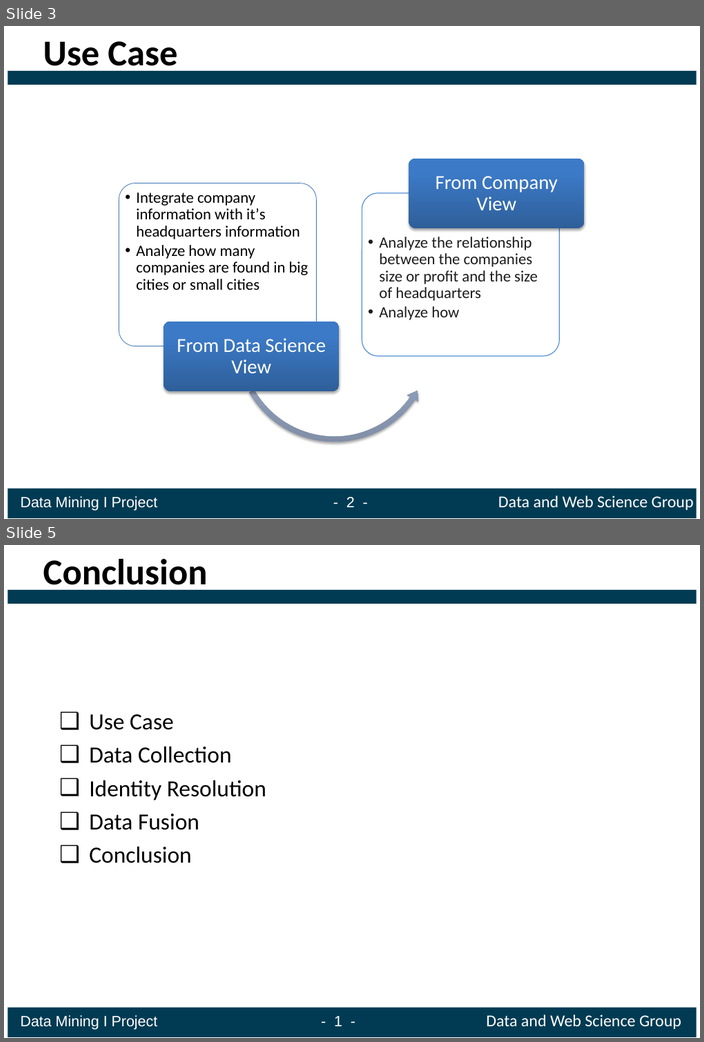
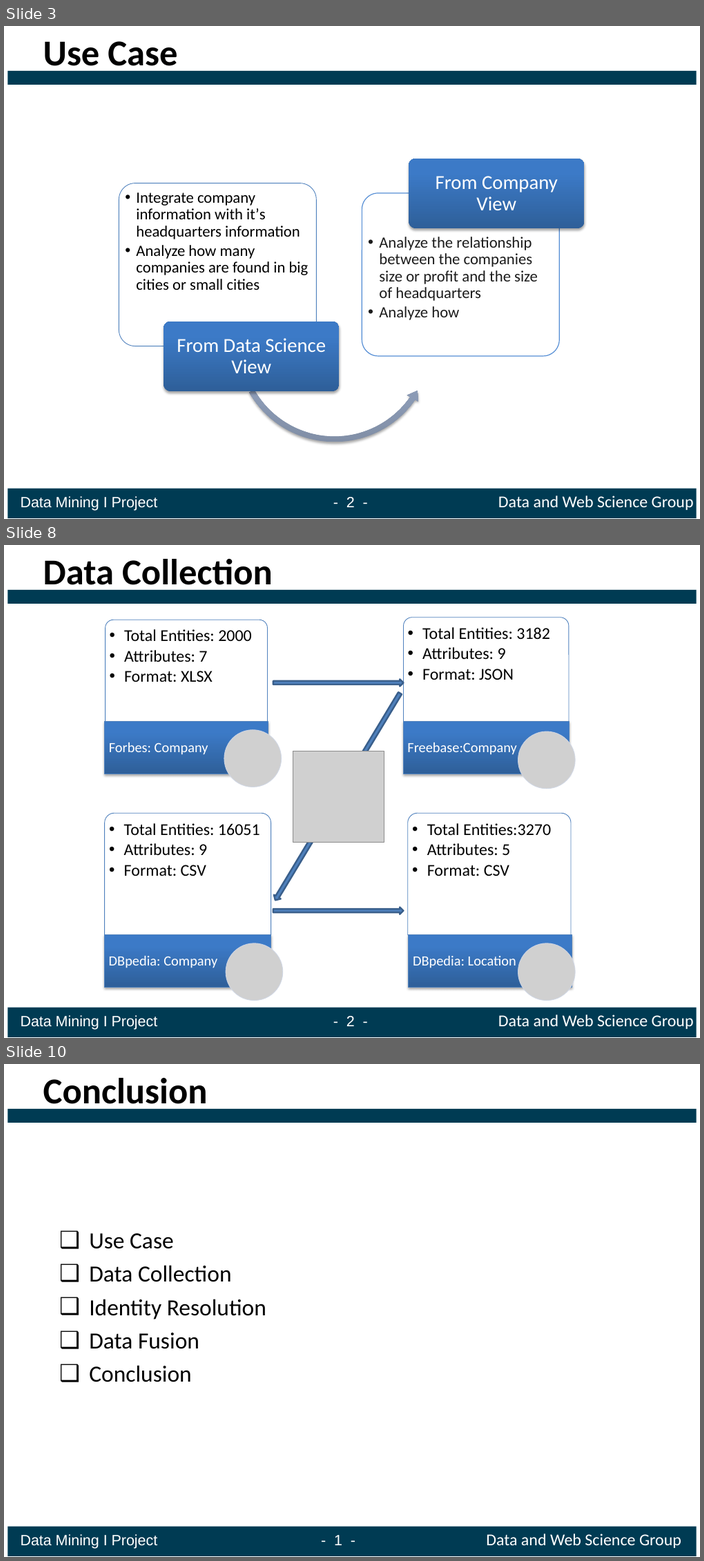
Before and after one commit to ofrendo/WebDataIntegration, a slide deck: presentation/Presentation_template.pptx. Shown one above the other, each under a label of ours: slides 3 and 5 before the commit, slides 3, 8 and 10 after it; the slides between them are not shown. The pictures are 704x1042 and 704x1561 pixels, drawn with LibreOffice and Linux fonts; fonts in the diff are those of the drawing; grey boxes stand for pictures. Boxes give left, top, right and bottom in pixels: in the first picture for what was removed or moved away, otherwise in the second. Text is boxed around its words. In the diff, an @@ line names an element or a change of style, - is before the commit and + after.

```diff
--- a/presentation/Presentation_template.pptx
+++ b/presentation/Presentation_template.pptx
@@ slide 8 added at [4, 545, 700, 1038], background #FFFFFF; not listed: 2 template elements that a slide beside it also shows @@
@@ title added at [43, 559, 272, 593], 44 pt, text #000000, bold @@
+Data Collection
@@ right arrow added at [273, 679, 404, 686], fill #4F81BD, outline #3A5F8C 2 pt @@
@@ right arrow added at [272, 691, 404, 902], fill #4F81BD, outline #3A5F8C 2 pt @@
@@ picture added at [292, 751, 383, 842] @@
@@ right arrow added at [273, 907, 404, 914], fill #4F81BD, outline #3A5F8C 2 pt @@
@@ group added at [105, 617, 575, 1000]: 8 texts, 4 round same rects, 4 rectangles, 4 pictures @@
+  •• Total Entities: 2000
+  •• Attributes: 7
+  •• Format: XLSX
+Forbes: Company
+  •• Total Entities: 3182
+  •• Attributes: 9
+  •• Format: JSON
+Freebase:Company
+  •• Total Entities: 16051
+  •• Attributes: 9
+  •• Format: CSV
+DBpedia: Company
+  •• Total Entities:3270
+  •• Attributes: 5
+  •• Format: CSV
+DBpedia: Location
@@ text added at [21, 1014, 693, 1029], 20 pt, text #FFFFFF @@
+Data Mining I Project - 2 - Data and Web Science Group
@@ what was slide 5 is now slide 10 @@
```
Also in this commit, not shown: 4 other slides added.
